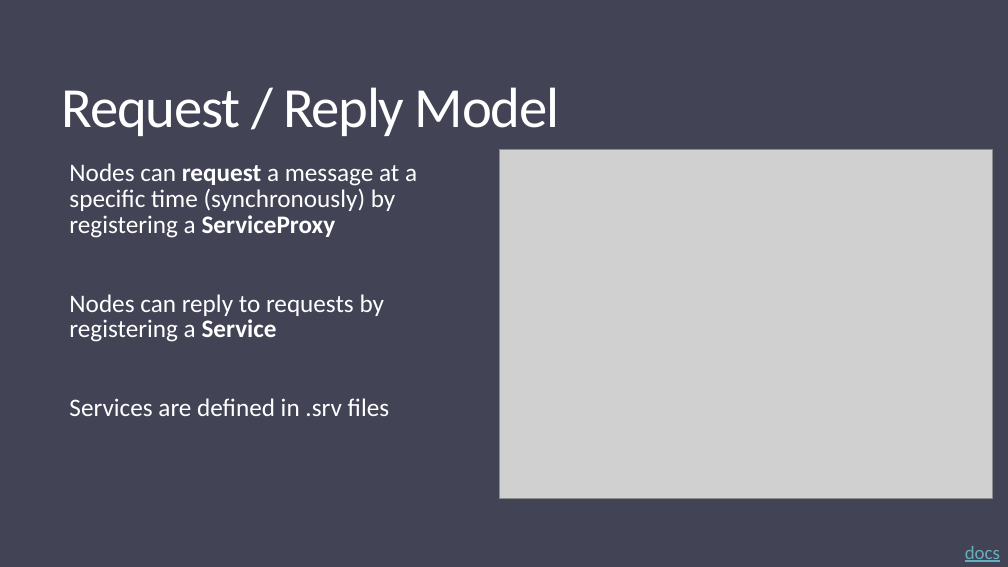
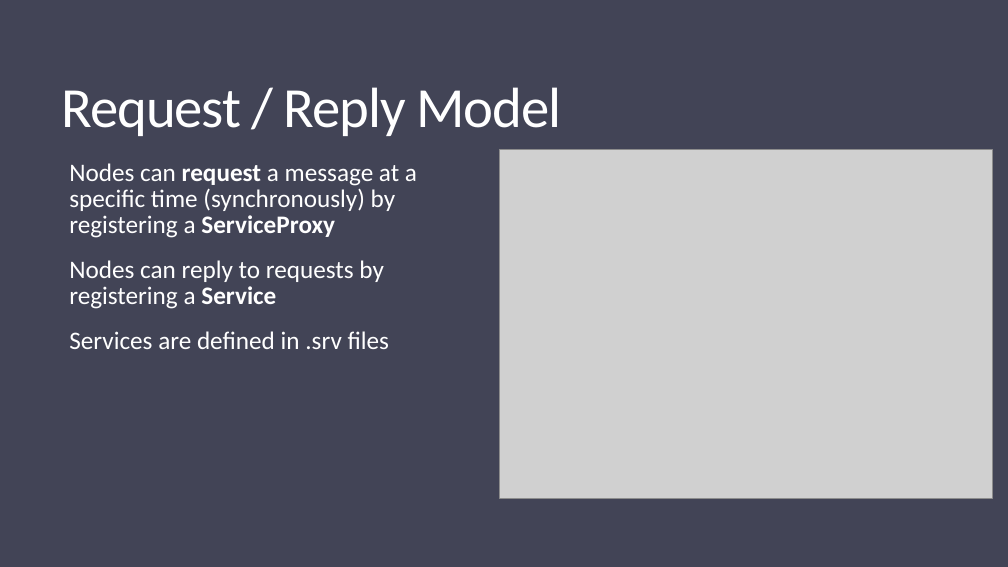
Before and after one commit to ObjExtract/ROS-Spring2019, a slide deck: slide 9 of week5/ROS Course Week 5.pptx. Drawn at 1008x567 pixels with LibreOffice and Linux fonts; fonts in the diff are those of the drawing; grey boxes stand for pictures. Boxes give left, top, right and bottom in pixels: in the first picture for what was removed or moved away, otherwise in the second. Text is boxed around its words. In the diff, an @@ line names an element or a change of style, - is before the commit and + after.

```diff
--- a/week5/ROS Course Week 5.pptx
+++ b/week5/ROS Course Week 5.pptx
@@ text "Request / Reply Model" at (62, 87, 561, 136): letter spacing -1.2 to -1.1 pt @@
@@ text "Nodes can request a message ..." at (69, 163, 417, 349): less space between paragraphs @@
@@ text removed at (965, 546, 1000, 562) @@
-docs
```
Also in this commit, not shown: 23 other slides changed, 2 slides added, 7 other files.
